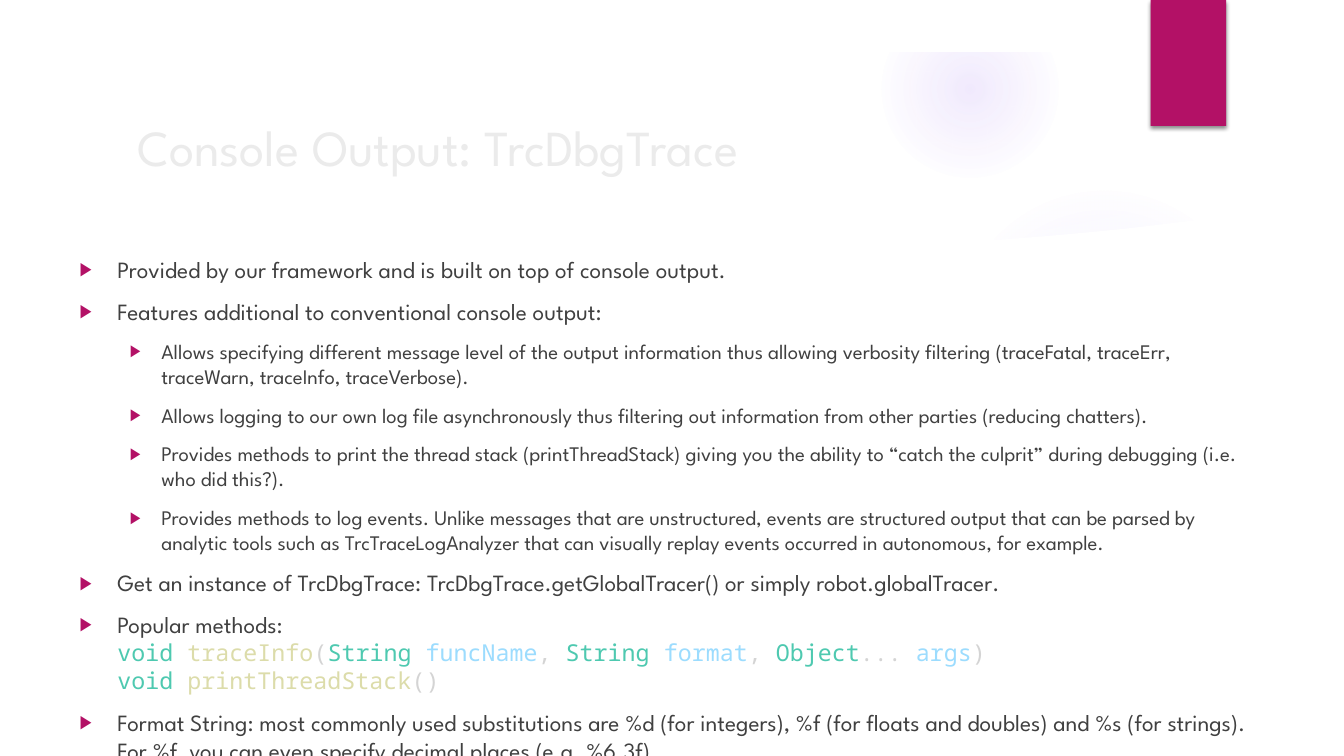
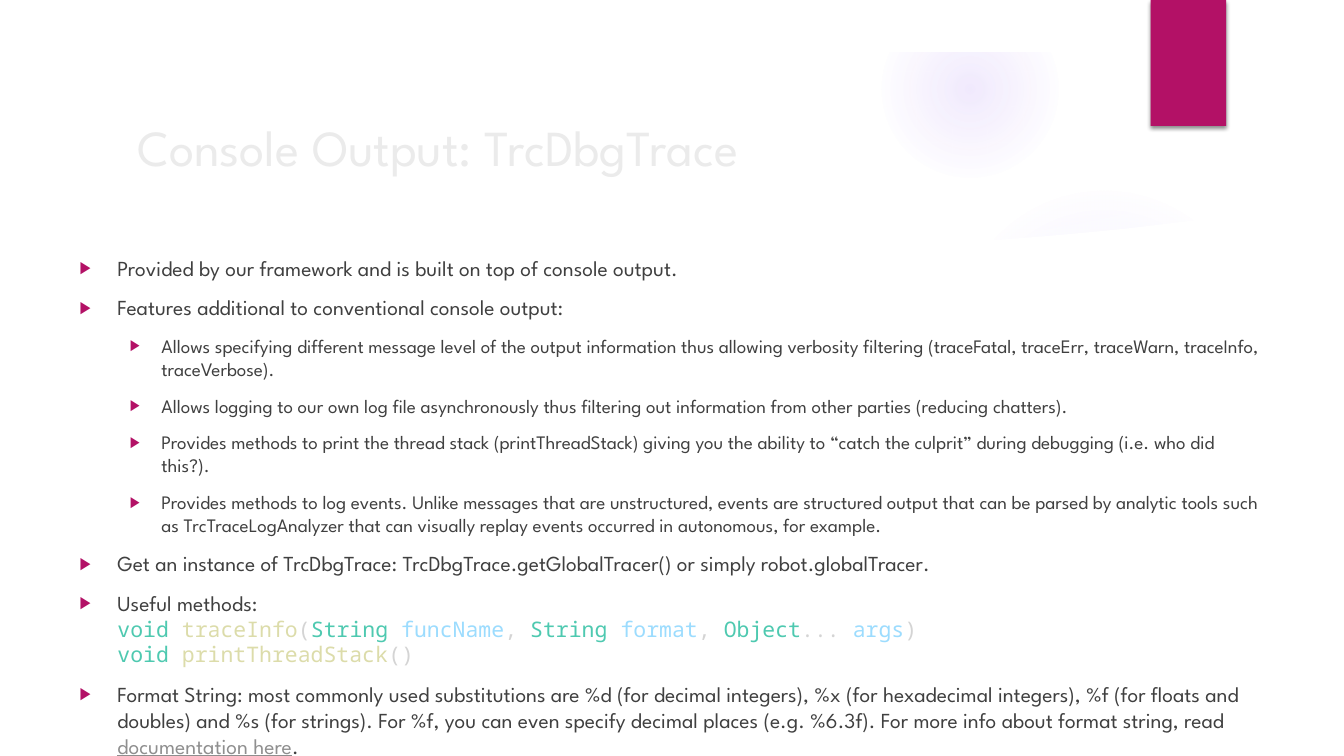
Before and after one commit to trc492/FrcProgrammingClass, a slide deck: slide 5 of Lesson2/BasicRobotComponents.pptx. Drawn at 1344x756 pixels with LibreOffice and Linux fonts; fonts in the diff are those of the drawing; background and template pictures are left out. Boxes give left, top, right and bottom in pixels: in the first picture for what was removed or moved away, otherwise in the second. Text is boxed around its words. In the diff, an @@ line names an element or a change of style, - is before the commit and + after.

```diff
--- a/Lesson2/BasicRobotComponents.pptx
+++ b/Lesson2/BasicRobotComponents.pptx
@@ text at bbox=[117, 261, 1258, 576]: size 16.6 to 15.3 pt in "Provided by our framework and is built ...", "Features additional to conventional console output:", "Get an instance of TrcDbgTrace: TrcDbgTrace.getGlobalTracer( ..."; size 14.8 to 13.6 pt in "Allows specifying different message level of the ...", "Allows logging to our own log file ...", "Provides methods to print the thread stack ...", "Provides methods to log events. Unlike messages ..." @@
@@ text at bbox=[117, 596, 1238, 756]: text changed; size 16.6 to 15.3 pt @@
-▶ Popular methods:
-  void traceInfo(String funcName, String format, Object... args)
-  void printThreadStack()
-▶ Format String: most commonly used substitutions are %d (for integers), %f (for floats and doubles) and %s (for strings). For %f, you can even specify decimal places (e.g. %6.3f).
+▶ Useful methods:
+  void traceInfo(String funcName, String format, Object... args)
+  void printThreadStack()
+▶ Format String: most commonly used substitutions are %d (for decimal integers), %x (for hexadecimal integers), %f (for floats and doubles) and %s (for strings). For %f, you can even specify decimal places (e.g. %6.3f). For more info about format string, read documentation here.
```
Also in this commit, not shown: 19 other slides changed, 12 slides added, 25 other files.
